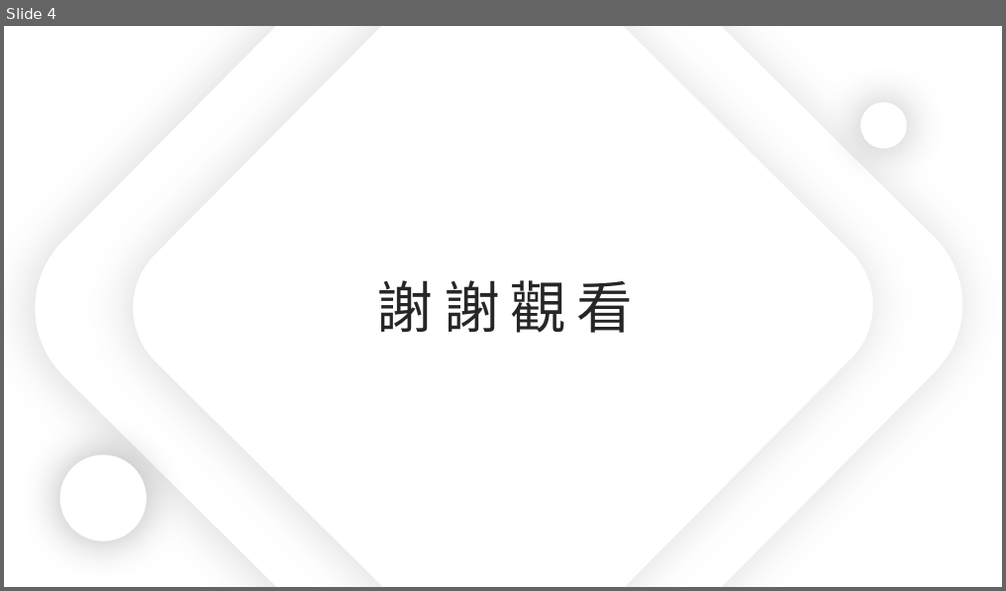
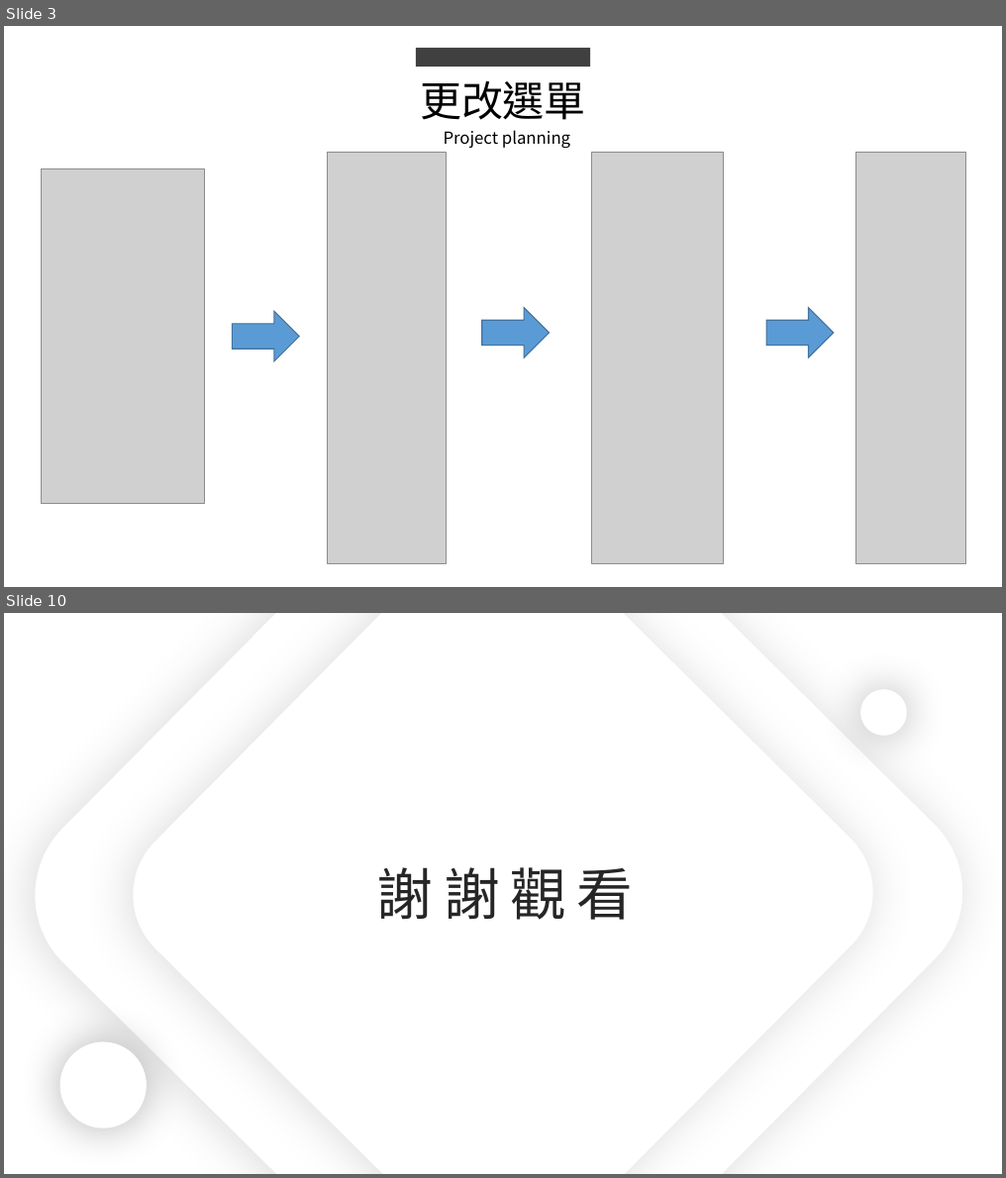
Before and after one commit to king637324/KnowledgeGreenhouseSystem, a slide deck: 工作日報_葉柏漢/2021.07.13(晚上加班)&2021.07.14工作日報_葉柏漢.pptx. Shown one above the other, each under a label of ours: slide 4 before the commit, slides 3 and 10 after it; the slides between them are not shown. The pictures are 1006x591 and 1006x1178 pixels, drawn with LibreOffice and Linux fonts; fonts in the diff are those of the drawing; grey boxes stand for pictures. Boxes give left, top, right and bottom in pixels: in the first picture for what was removed or moved away, otherwise in the second. Text is boxed around its words. In the diff, an @@ line names an element or a change of style, - is before the commit and + after.

```diff
--- a/工作日報_葉柏漢/2021.07.13(晚上加班)&2021.07.14工作日報_葉柏漢.pptx
+++ b/工作日報_葉柏漢/2021.07.13(晚上加班)&2021.07.14工作日報_葉柏漢.pptx
@@ slide 3 added at box(4, 26, 1002, 587), background #FFFFFF @@
@@ rectangle added at box(416, 48, 590, 67), fill #404040 @@
@@ text added at box(420, 80, 586, 120), 40 pt, text #000000 @@
+更改選單
@@ text added at box(444, 130, 570, 148), 16 pt, text #000000 @@
+Project planning
@@ picture added at box(41, 169, 204, 504) @@
@@ picture added at box(328, 152, 446, 565) @@
@@ picture added at box(592, 152, 724, 565) @@
@@ picture added at box(856, 152, 966, 565) @@
@@ right arrow added at box(233, 311, 300, 362), fill #5B9BD5, outline #43739E 1 pt @@
@@ right arrow added at box(482, 307, 549, 358), fill #5B9BD5, outline #43739E 1 pt @@
@@ right arrow added at box(767, 307, 835, 358), fill #5B9BD5, outline #43739E 1 pt @@
@@ what was slide 4 is now slide 10 @@
```
Also in this commit, not shown: 3 slides changed, 5 other slides added, 1 other file.
